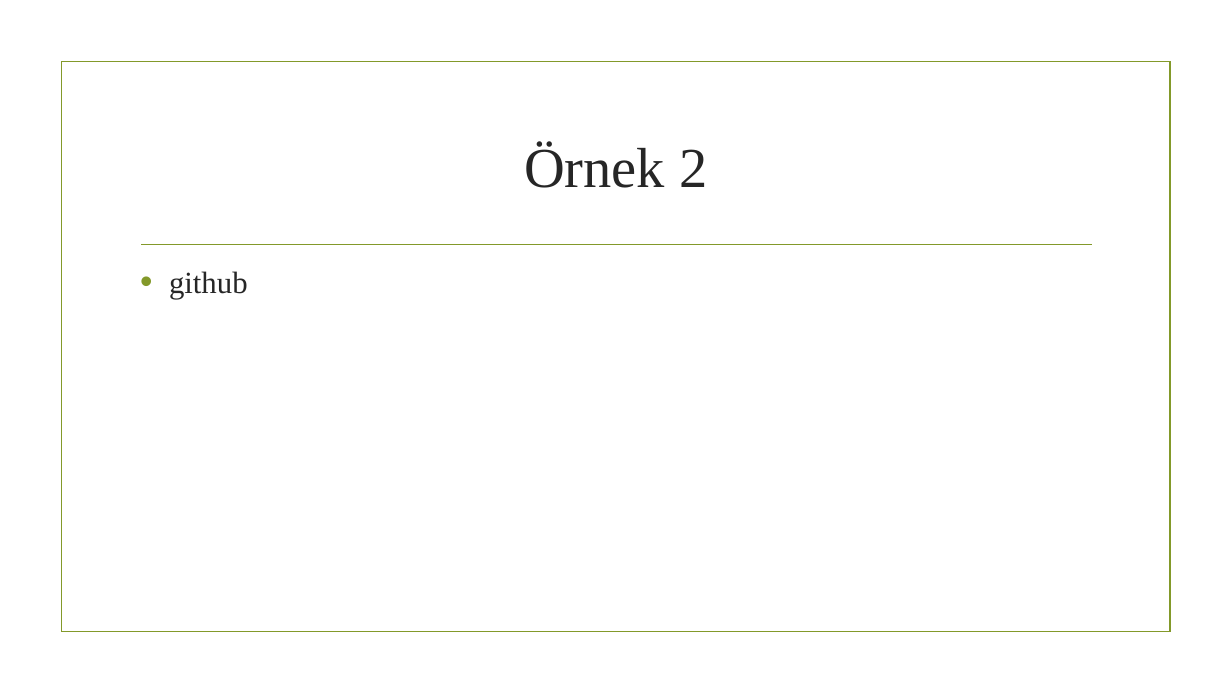
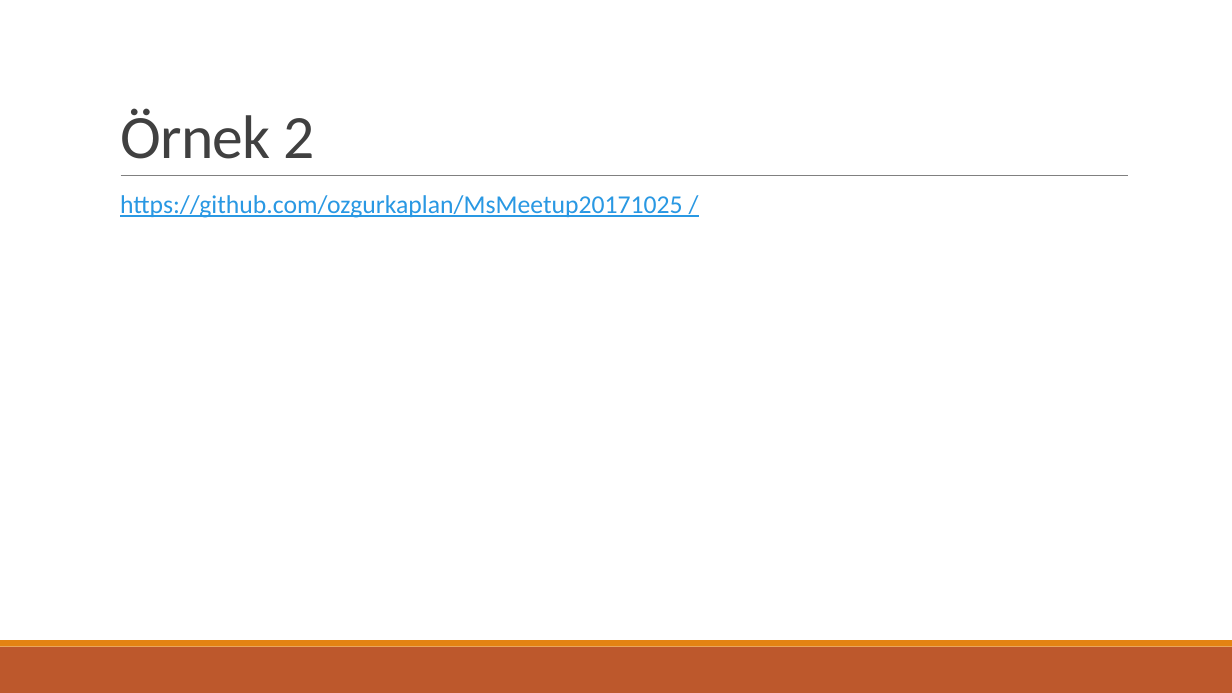
Before and after one commit to ozgurkaplan/MsMeetup20171025, a slide deck: slide 12 of Dependency Injection with net Core.pptx (slide 11 before the commit). Drawn at 1232x693 pixels with LibreOffice and Linux fonts; fonts in the diff are those of the drawing; background and template pictures are left out. Boxes give left, top, right and bottom in pixels: in the first picture for what was removed or moved away, otherwise in the second. Text is boxed around its words. In the diff, an @@ line names an element or a change of style, - is before the commit and + after.

```diff
--- a/Dependency Injection with net Core.pptx
+++ b/Dependency Injection with net Core.pptx
@@ title "Örnek 2": place and size @@
-title "Örnek 2" at (524,143,707,188)
+title "Örnek 2" at (120,108,314,159)
@@ title "Örnek 2" at (120,108,314,159): size 44 to 48 pt, font Times New Roman to Calibri, text colour #262626 to #404040, letter spacing 0 to -0.5 pt; alignment centre to left; line spacing 1 to 0.85; vertical alignment middle to bottom @@
@@ rectangle removed at (61,62,1170,632) @@
@@ line moved from (141, 245) - (1092, 245) to (121, 176) - (1128, 176) @@
@@ line (121, 176) - (1128, 176): stroke #83992A 1.25 pt to #808080 0.5 pt @@
@@ text at (120,195,683,218): text changed; size 24 to 20 pt; font Times New Roman to Calibri; text colour #262626 to #2998E3 @@
-• github
+  https://github.com/ozgurkaplan/MsMeetup20171025 /
@@ rectangle added at (0,647,1232,693), fill #BD582C @@
@@ rectangle added at (0,640,1232,647), fill #E48312 @@
```
Also in this commit, not shown: 10 other slides changed, 4 slides added, 2 other files.
